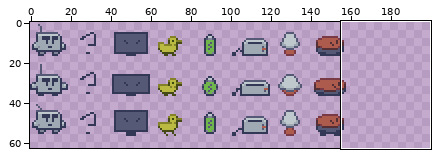
Sprite sheet, stored at graphics/spritesheet.png. Above, an overview of the earlier version with the close-up marked.
Close-up. The starting point:
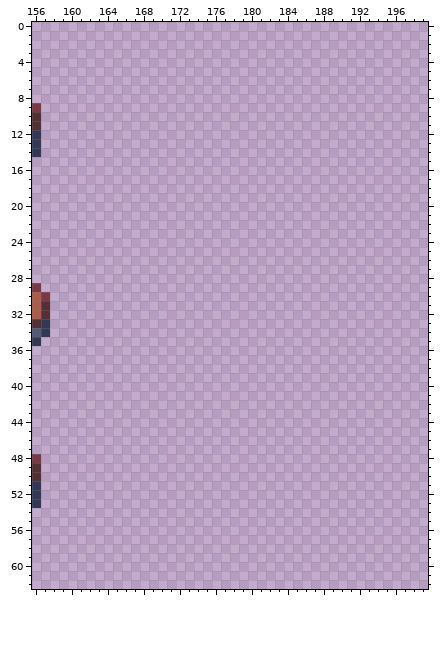
The file is 200x200 pixels. Shown: x 156..199, y 0..62. The wide view leaves out empty margins.
After:
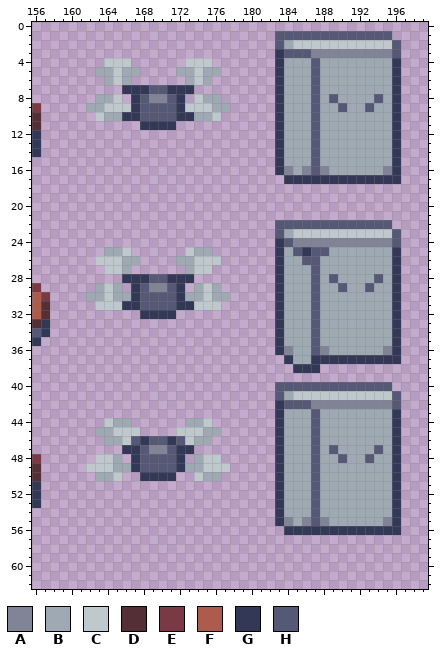
Palette (. is transparent): A #818396  B #9fa9b3  C #bfc9cd  D #552f36  E #793a46  F #ac5b4c  G #343857  H #555976
Diff:
y 1: x 183..195 ............. -> HHHHHHHHHHHHH
y 2: x 183..196 .............. -> HBCCCCCCCCCCCH
y 3: x 183..196 .............. -> GHHHAAAAAAAAAH
y 4: x 164..166 ... -> CCC; x 173..175 ... -> CCC; x 183..196 .............. -> GBBBHBBBBBBBBG
y 5: x 163..167 ..... -> BBCBB; x 172..176 ..... -> BBCBB; x 183..196 .............. -> GBBBHBBBBBBBBG
y 6: x 164..166 ... -> BCB; x 173..175 ... -> BCB; x 183..196 .............. -> GBBBHBBBBBBBBG
y 7: x 166..173 ........ -> GGGHHGGG; x 183..196 .............. -> GBBBHBBBBBBBBG
y 8: x 163..165 ... -> BBC; x 167..172 ...... -> GHAAHG; x 174..176 ... -> CBB; x 183..196 .............. -> GBBBHBHBBBBHBG
y 9: x 162..177 ................ -> BBCCCGHHHHGCCCBB; x 183..196 .............. -> GBBBHBBHBBHBBG
y 10: x 163..176 .............. -> CBBGGHHHHGGBBC; x 183..196 .............. -> GBBBHBBBBBBBBG
y 11: x 168..171 .... -> GGGG; x 183..196 .............. -> GBBBHBBBBBBBBG
y 12..15: x 183..196 .............. -> GBBBHBBBBBBBBG
y 16: x 183..196 .............. -> GABAHABBBBBBAG
y 17: x 184..196 ............. -> GGGGGGGGGGGGG
y 22: x 183..195 ............. -> HHHHHHHHHHHHH
y 23: x 183..196 .............. -> HBCCCCCCCCCCCH
y 24: x 183..196 .............. -> GHAAAAAAAAAAAH
y 25: x 164..166 ... -> BBC; x 173..175 ... -> CBB; x 183..196 .............. -> GBHGHHBBBBBBBG
y 26: x 163..167 ..... -> CCCBB; x 172..176 ..... -> BBCCC; x 183..196 .............. -> GBBHHBBBBBBBBG
y 27: x 164..166 ... -> CCB; x 173..175 ... -> BCC; x 183..196 .............. -> GBBBHBBBBBBBBG
y 28: x 166..173 ........ -> GGGHHGGG; x 183..196 .............. -> GBBBHBHBBBBHBG
y 29: x 163..165 ... -> BCB; x 167..172 ...... -> GHAAHG; x 174..176 ... -> BCB; x 183..196 .............. -> GBBBHBBHBBHBBG
y 30: x 162..177 ................ -> BBCBBGHHHHGBBCBB; x 183..196 .............. -> GBBBHBBBBBBBBG
y 31: x 163..176 .............. -> CCCGGHHHHGGCCC; x 183..196 .............. -> GBBBHBBBBBBBBG
y 32: x 168..171 .... -> GGGG; x 183..196 .............. -> GBBBHBBBBBBBBG
y 33..35: x 183..196 .............. -> GBBBHBBBBBBBBG
y 36: x 183..196 .............. -> GABBHABBBBBBAG
y 37: x 184..196 ............. -> GBBGGGGGGGGGG
y 38: x 185..187 ... -> GGG
y 40: x 183..195 ............. -> HHHHHHHHHHHHH
y 41: x 183..196 .............. -> HBCCCCCCCCCCCH
y 42: x 183..196 .............. -> GHHHAAAAAAAAAH
y 43: x 183..196 .............. -> GBBBHBBBBBBBBG
y 44: x 164..166 ... -> CBB; x 173..175 ... -> BBC; x 183..196 .............. -> GBBBHBBBBBBBBG
y 45: x 163..167 ..... -> BBCCC; x 172..176 ..... -> CCCBB; x 183..196 .............. -> GBBBHBBBBBBBBG
y 46: x 164..175 ............ -> BBCHGHHGHCBB; x 183..196 .............. -> GBBBHBBBBBBBBG
y 47: x 166..173 ........ -> GGHAAHGG; x 183..196 .............. -> GBBBHBHBBBBHBG
y 48: x 163..165 ... -> CCB; x 167..172 ...... -> GHHHHG; x 174..176 ... -> BCC; x 183..196 .............. -> GBBBHBBHBBHBBG
y 49: x 162..177 ................ -> CCCBBGHHHHGBBCCC; x 183..196 .............. -> GBBBHBBBBBBBBG
y 50: x 163..165 ... -> BBC; x 168..171 .... -> GGGG; x 174..176 ... -> CBB; x 183..196 .............. -> GBBBHBBBBBBBBG
y 51..54: x 183..196 .............. -> GBBBHBBBBBBBBG
y 55: x 183..196 .............. -> GABAHABBBBBBAG
y 56: x 184..196 ............. -> GGGGGGGGGGGGG
